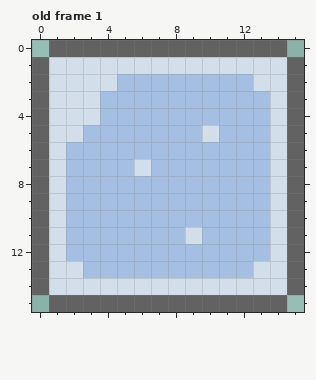
Pixel-art file: assets/visuals/entities/enemies/iceite.aseprite. The picture above is the old version.
16x16 pixels, 4 frames. Shown: old frame 1.
After:
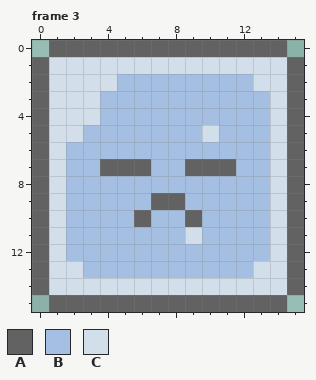
Palette (. is transparent): A #626262  B #a4bfe2  C #d3deeb
A new or re-ordered frame is compared with the old frame closest to it.
Changes in this commit:
frames 4 -> 5
Changed rows in their new state; - is an unchanged pixel.
Frame 3 is new; against old frame 1, layer "Layer 2":
first column x 4:
 7 AAA--AAA
 9 ---AA---
10 --A--A--
Where, in picture pixels (left, top, right, bottom), the same in both pictures:
changed: (100, 159, 236, 227)
